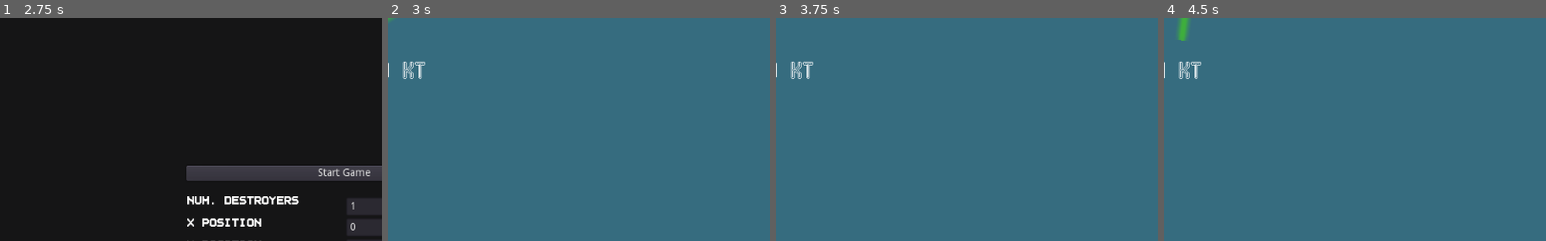
Above: before the commit, frames 1-4 (left to right).
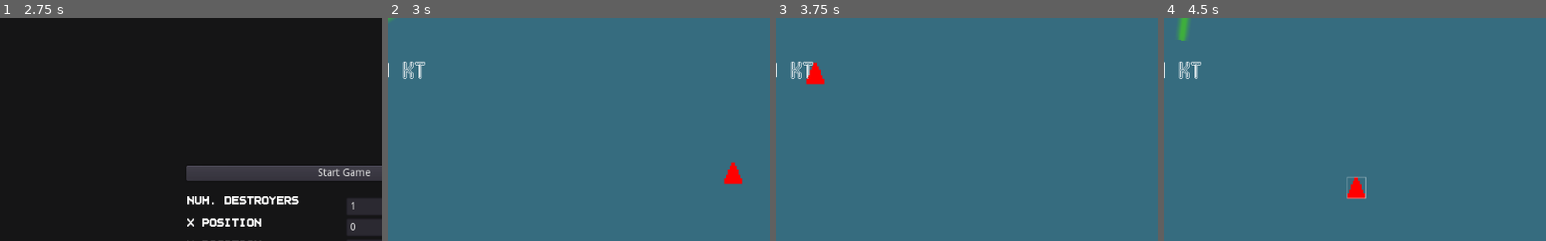
Above: after the commit, the same moments.

Repository: peter-shaw-benson/naval-game
Game: Godot game, scene res://gui/MainMenu.tscn
The game is run twice, just before and just after one commit, with the same random seed, the same clock (stepped at 60 frames per second) and the same inputs.
Inputs (mouse positions are % of the whole screen's width and height, from its top left):
- Up to frame 1 (2.75 s): click "Start Game" at 0.5 s; click "Back" at 1.25 s; click "Start Game" at 2 s
- Up to frame 2 (3 s): click "Start Game" at 2.75 s
- Up to frame 3 (3.75 s): move the mouse to (10, 29) at 3.52 s; hold B (stop) from 3.53 s (still down); click (10, 29) at 3.67 s
- Up to frame 4 (4.5 s): tap Z (strike) at 3.8, 4.35 s; move the mouse to (30, 55) at 4.27 s; release B (stop) at 4.28 s; click (30, 55) at 4.42 s
The pictures show only the part of the screen within x 5-55%, y 17-67%; the shares and areas given below are measured in that part.

Frame 1 is identical in both runs. In frame 2, 0.3% of the frame differs, in the area x 88-93%, y 64-75%; in frame 3, 0.3%; in frame 4, 0.4%, in the area x 47-53%, y 70-82%.
Error before the commit: Invalid get index 'type' (on base: 'Dictionary'). (res://Game)

Commit message:
debugging duplicate mouse clicks

Diff:
--- a/Game Map/Map 2.gd
+++ b/Game Map/Map 2.gd
@@ -5,16 +5,22 @@
 export var airbase_scene: PackedScene
 export var carrier_scene: PackedScene
 export var landfort_scene: PackedScene
+
+export var ship_scene: PackedScene
+
 export var fog_scene: PackedScene
 
 var squad: Squadron
 var island: Island
 var airbase: Airbase
+var ship: ShipScene
 
 var playerFaction
 
 var squad_list = []
 var airbase_list = []
+
+var ship_list = []
 
 var place_list
 var unit_data
@@ -47,6 +53,7 @@
 
 	playerFaction = GameState.get_playerFaction()
 
+	# surprisingly, this might actually work?
 	unit_data = input_unit_list
 	place_list = range(len(unit_data))
 	place_next_unit(place_list)
@@ -64,6 +71,13 @@
 			s.hide()
 			s.set_path_showing(false)
 
+	for s in ship_list:
+		s.enable_spotting()
+
+		if s.faction != playerFaction:
+			s.hide()
+			s.set_path_showing(false)
+
 	for a in airbase_list:
 		if a.faction != playerFaction:
 			a.hide()
@@ -96,6 +110,23 @@
 	#place_squadron(squad)
 	# Find mouse position, set squadron position based on it
 	squad.start_placing()
+
+func place_ship(ship_data):
+	var ship = ship_scene.instance()
+
+	ship.init(ship_data.ship, get_viewport().get_mouse_position(),
+	ship_data.faction, ship_data.type)
+
+	ship_list.append(ship)
+
+	add_child(ship)
+
+	ship.connect("hit", self, "_on_squad_crash")
+	ship.connect("ship_lost", self, "_on_ship_lost")
+	ship.connect("stopped_placing", self, "_on_squadron_stopped_placement")
+
+	# Find mouse position, set ship position based on it
+	ship.start_placing()
 
 func place_airbase(airbase_data):
 	var airbase = airbase_scene.instance()
@@ -157,6 +188,9 @@
 			place_airbase(unit_data[squad_index])
 		elif unit_data[squad_index]["type"] == "squadron":
 			place_squadron(unit_data[squad_index])
+		# new path:
+		elif unit_data[squad_index]["type"] == "ship":
+			place_ship(unit_data[squad_index])
 		elif unit_data[squad_index]["type"] == "landfort":
 			#print("found land fort!")
 			place_squadron(unit_data[squad_index], true)
@@ -240,7 +274,9 @@
 func _on_ship_lost(ship: Ship):
 	#var loss_text = ship.get_name() + " lost to Enemy Action!"
 
-	get_node("Ship Funeral/Ship Text").text = "loss_text"
+	# taking this out for now
+	pass
+	#get_node("Ship Funeral/Ship Text").text = "loss_text"
 
 	#get_node("Ship Funeral").popup()
 	#get_node("Ship Popup Timer").start()
@@ -266,6 +302,7 @@
 			return s
 
 func update_clock_display():
+	# uhhhh why do we have this
 	if game_time >= 1440:
 		game_time = 0
 
@@ -283,6 +320,11 @@
 	for unit in squad_list:
 		if unit:
 			unit.calc_new_wind_vector($Weather.get_wind_velocity_cartesian())
+
+	for unit in ship_list:
+		if unit:
+			unit.calc_new_wind_vector($Weather.get_wind_velocity_cartesian())
+
 
 	if $Weather.get_fog_gen_flag():
 		var new_fog = fog_scene.instance()
@@ -304,19 +346,20 @@
 
 	update_clock_display()
 
-func display_selected_squad(squad):
-	get_node("SquadSelected").show()
-
-	var squad_status = squad.get_status(null)
-	var squad_health = squad.get_total_health()
-	var squad_max_health = squad.get_squadron_max_health()
-
-	get_node("SquadSelected").set_max_health(squad_max_health)
-	get_node("SquadSelected").update_health(squad_health)
-	get_node("SquadSelected").subsystem_status(squad_status)
-
-	get_node("SquadSelected").set_max_fuel(squad.get_max_fuel())
-	get_node("SquadSelected").update_fuel(squad.get_current_fuel())
+# do this later ?
+#func display_selected_squad(squad):
+#	get_node("SquadSelected").show()
+#
+#	var squad_status = squad.get_status(null)
+#	var squad_health = squad.get_total_health()
+#	var squad_max_health = squad.get_squadron_max_health()
+#
+#	get_node("SquadSelected").set_max_health(squad_max_health)
+#	get_node("SquadSelected").update_health(squad_health)
+#	get_node("SquadSelected").subsystem_status(squad_status)
+#
+#	get_node("SquadSelected").set_max_fuel(squad.get_max_fuel())
+#	get_node("SquadSelected").update_fuel(squad.get_current_fuel())
 
 func squad_deselected(squad):
 	get_node("SquadSelected").hide()
--- a/Game Map/Map 2.tscn
+++ b/Game Map/Map 2.tscn
@@ -18,6 +18,7 @@
 [ext_resource path="res://Game Map/Calvinatron/Calvinatron.gd" type="Script" id=16]
 [ext_resource path="res://Squad/LandFort/LandFort.tscn" type="PackedScene" id=17]
 [ext_resource path="res://gui/SquadSelected.tscn" type="PackedScene" id=18]
+[ext_resource path="res://Ships2/ShipScene.tscn" type="PackedScene" id=19]
 
 [sub_resource type="DynamicFont" id=1]
 size = 36
@@ -31,6 +32,7 @@
 airbase_scene = ExtResource( 8 )
 carrier_scene = ExtResource( 13 )
 landfort_scene = ExtResource( 17 )
+ship_scene = ExtResource( 19 )
 fog_scene = ExtResource( 15 )
 
 [node name="ColorRect" type="ColorRect" parent="."]
--- a/GameState.gd
+++ b/GameState.gd
@@ -90,7 +90,7 @@
 func change_to_main_map2(path):
 	call_deferred("goto_main_map2", path)
 
-func goto_main_map(path, squadron_data, num_islands):
+func goto_main_map(path, fleet_data, num_islands):
 	# It is now safe to remove the current scene
 	current_scene.free()
 
@@ -106,7 +106,7 @@
 	# Optionally, to make it compatible with the SceneTree.change_scene_to_file() API.
 	get_tree().current_scene = current_scene
 
-	current_scene.init(squadron_data, num_islands)
+	current_scene.init(fleet_data, num_islands)
 
 func goto_main_map2(path):
 	# It is now safe to remove the current scene
--- a/Ships2/CombatUnit.gd
+++ b/Ships2/CombatUnit.gd
@@ -68,7 +68,9 @@
 var last_button = ""
 var show_path = true
 
-func init(unit_array, initial_position, faction, type):
+func init(entity, initial_position, faction, type):
+	self.unitData = entity
+
 	self.type = type
 	self.sprite_type = type
 
@@ -98,11 +100,10 @@
 	detector.connect("entered_spotting_area", self, "on_detection_entered")
 	detector.connect("left_spotting_area", self, "on_detection_left")
 
-	self.initial_pos = initial_position
 	self.current_speed = getSpeed()
 	self.velocity_vector = Vector2(0, 0)
 
-	self.position = self.initial_pos
+	self.position = initial_position
 
 	self.rotation = self.initial_rot
 	turn_speed = int(self.base_speed / 2)
@@ -154,6 +155,7 @@
 
 func deselect():
 	selected = false
+
 	get_node("Sprite").animation = sprite_type + "_basic"
 	get_node("Sprite").set_frame(faction)
 
@@ -180,7 +182,11 @@
 	if event is InputEventMouseButton \
 	and event.button_index == 1 \
 	and event.pressed:
-		self.on_click()
+		pass
+		# removing for now
+		#print("(combat unit) mouse clicked")
+
+		#self.on_click()
 
 func _unhandled_input(event):
 
@@ -188,8 +194,11 @@
 	if event is InputEventMouseButton \
 	and event.button_index == BUTTON_LEFT \
 	and event.pressed:
+		print("unhandled input")
 		if self.selected:
-			self.deselect()
+			#self.deselect()
+			# think this is bugged
+			pass
 
 		if self.placing:
 			self.stop_placing()
@@ -204,6 +213,8 @@
 
 func stop_placing():
 	#print("stopped placing: " + self.get_name())
+	self.deselect()
+
 	placing = false
 
 	emit_signal("stopped_placing")
@@ -213,6 +224,7 @@
 	detector.enable_spotting()
 
 	current_target = self.global_position
+	print("stopped placing ship")
 
 func enable_spotting():
 	detector.enable_spotting()
--- a/Ships2/ShipScene.gd
+++ b/Ships2/ShipScene.gd
@@ -1,8 +1,10 @@
 extends CombatUnit
+class_name ShipScene
 
 signal new_course_change(current_target, placement)
 signal reached_target()
 signal ship_lost()
+signal hit(ship)
 
 var stopped = false
 var patrolling = false
@@ -44,6 +46,7 @@
 	self.deselect()
 
 	stop_moving()
+	print("stopped with the ready method, starting game.")
 
 func handle_right_click(placement):
 	if selected and GameState.get_playerFaction() == get_faction():
@@ -119,6 +122,34 @@
 
 		elif Input.is_action_pressed("cancel"):
 			last_button = ""
+
+# change this (hardcode) for now.
+# change arrow to the ship type later
+func select():
+	print("selecting")
+
+	if faction == GameState.get_playerFaction():
+		selected = true
+		get_node("Sprite").animation = "arrow" + "_clicked"
+		get_node("Sprite").set_frame(faction)
+
+		print(get_node("Sprite").animation)
+
+		emit_signal("ship_selected", self)
+
+		last_button = ""
+
+func deselect():
+	print("deselecting")
+
+	selected = false
+
+	get_node("Sprite").animation = "arrow" + "_basic"
+	get_node("Sprite").set_frame(faction)
+
+	print(get_node("Sprite").animation)
+
+	emit_signal("ship_deselected", self)
 
 # these are here for later, if we build ports n shit
 func start_repairs():
@@ -247,3 +278,18 @@
 	#	start_repairs()
 
 	current_speed = speed_mode_dict[current_speed_mode][0] * self.getSpeed()
+
+
+func _on_Ship_input_event(viewport, event, shape_idx):
+	if event is InputEventMouseButton \
+	and event.button_index == 1 \
+	and event.pressed:
+		#print(event)
+		print("actually clicked ON ship, event status:", event.pressed)
+
+		self.on_click()
+
+	if event is InputEventMouseButton \
+	and event.button_index == 1 \
+	and !event.pressed:
+		print("mouse released")
--- a/Ships2/ShipScene.tscn
+++ b/Ships2/ShipScene.tscn
@@ -1,13 +1,20 @@
-[gd_scene load_steps=5 format=2]
+[gd_scene load_steps=7 format=2]
 
 [ext_resource path="res://art/basic_ship.png" type="Texture" id=1]
 [ext_resource path="res://Ships2/ShipScene.gd" type="Script" id=2]
+[ext_resource path="res://Miscellaneous/Detection Area.tscn" type="PackedScene" id=3]
+[ext_resource path="res://art/selected_ship.png" type="Texture" id=4]
 
 [sub_resource type="SpriteFrames" id=1]
 animations = [ {
+"frames": [ ExtResource( 4 ) ],
+"loop": true,
+"name": "arrow_clicked",
+"speed": 5.0
+}, {
 "frames": [ ExtResource( 1 ) ],
 "loop": true,
-"name": "default",
+"name": "arrow_basic",
 "speed": 5.0
 } ]
 
@@ -17,9 +24,11 @@
 
 [node name="Ship" type="Area2D"]
 script = ExtResource( 2 )
+detector_scene = ExtResource( 3 )
 
 [node name="Sprite" type="AnimatedSprite" parent="."]
 frames = SubResource( 1 )
+animation = "arrow_clicked"
 
 [node name="Hitbox" type="CollisionShape2D" parent="."]
 position = Vector2( 0.353561, 0 )
@@ -30,3 +39,4 @@
 shape = SubResource( 2 )
 
 [node name="ShotTimer" type="Timer" parent="."]
+[connection signal="input_event" from="." to="." method="_on_Ship_input_event"]
--- a/Squad/squadron_instance.tscn
+++ b/Squad/squadron_instance.tscn
@@ -3,9 +3,6 @@
 [ext_resource path="res://Miscellaneous/SquadFull.gd" type="Script" id=1]
 [ext_resource path="res://Squad/Squadron.tscn" type="PackedScene" id=2]
 
-
-
-
 [node name="SquadFull" type="Node2D"]
 script = ExtResource( 1 )
 
--- a/gui/Fleet Maker.gd
+++ b/gui/Fleet Maker.gd
@@ -2,6 +2,8 @@
 
 const Squadron = preload("res://Squad/Squadron.gd")
 const Destroyer = preload("res://Entities/Ships/Destroyer.gd")
+
+const ShipScene = preload("res://Ships2/ShipScene.gd")
 
 const ScoutPlane = preload("res://Entities/Planes/ScoutPlane.gd")
 
@@ -16,7 +18,7 @@
 func _ready():
 	pass
 
-func get_squadron():
+func get_fleet():
 	# Create a new squadron here, reading from the number boxes
 
 	#var squad = Squadron.new()
@@ -24,8 +26,10 @@
 	#print(ship_list[0].speed)
 	var initial_pos = Vector2(position_x, position_y)
 
-	return {"ships": ship_list,
+	# making one destroyer for now.
+	return {"ship": Destroyer.new(),
 			"position": initial_pos,
+			"type": "ship",
 			"faction": faction}
 
 func make_destroyer_array(length):
@@ -38,24 +42,25 @@
 
 	return destroyer_array
 
-func make_enemy_squadron():
+func make_enemy_fleet():
 
 	#var squad = Squadron.new()
 	var ship_list = make_destroyer_array(2)
 	#print(ship_list[0].speed)
 	var initial_pos = Vector2(400, 300)
 
-	return {"ships": ship_list,
+	return {"ship": Destroyer.new(),
 			"position": initial_pos,
+			"type": "ship",
 			"faction": enemy_faction}
 
-func get_squadron_list():
+func get_fleet_list():
 	var temp_list = []
 
-	temp_list.append(get_squadron())
+	temp_list.append(get_fleet())
 
 	if enemy_faction >= 0:
-		temp_list.append(make_enemy_squadron())
+		temp_list.append(make_enemy_fleet())
 
 	return temp_list
 
@@ -77,7 +82,7 @@
 	# Change player faction to
 	GameState.change_playerFaction(faction)
 
-	GameState.change_to_main_map("res://Game Map/Map 2.tscn", get_squadron_list(), num_islands)
+	GameState.change_to_main_map("res://Game Map/Map 2.tscn", get_fleet_list(), num_islands)
 
 func _on_Islands_value_changed(value):
 	num_islands = value
--- a/gui/MainMenu.tscn
+++ b/gui/MainMenu.tscn
@@ -42,7 +42,7 @@
 
 [node name="Title" type="RichTextLabel" parent="VBoxContainer"]
 margin_right = 924.0
-margin_bottom = 70.0
+margin_bottom = 52.0
 rect_clip_content = false
 size_flags_horizontal = 3
 size_flags_vertical = 3
--- a/project.godot
+++ b/project.godot
@@ -88,6 +88,11 @@
 "class": "Ship",
 "language": "GDScript",
 "path": "res://Entities/Ships/Ship.gd"
+}, {
+"base": "CombatUnit",
+"class": "ShipScene",
+"language": "GDScript",
+"path": "res://Ships2/ShipScene.gd"
 }, {
 "base": "Area2D",
 "class": "ShipSquadron",
@@ -136,6 +141,7 @@
 "LandFortEntity": "",
 "PlaneSquadron": "",
 "Ship": "",
+"ShipScene": "",
 "ShipSquadron": "",
 "SquadFull": "",
 "Squadron": "",
Not shown: 1 places in Game Map/Map 2.tscn that only renumber resources
